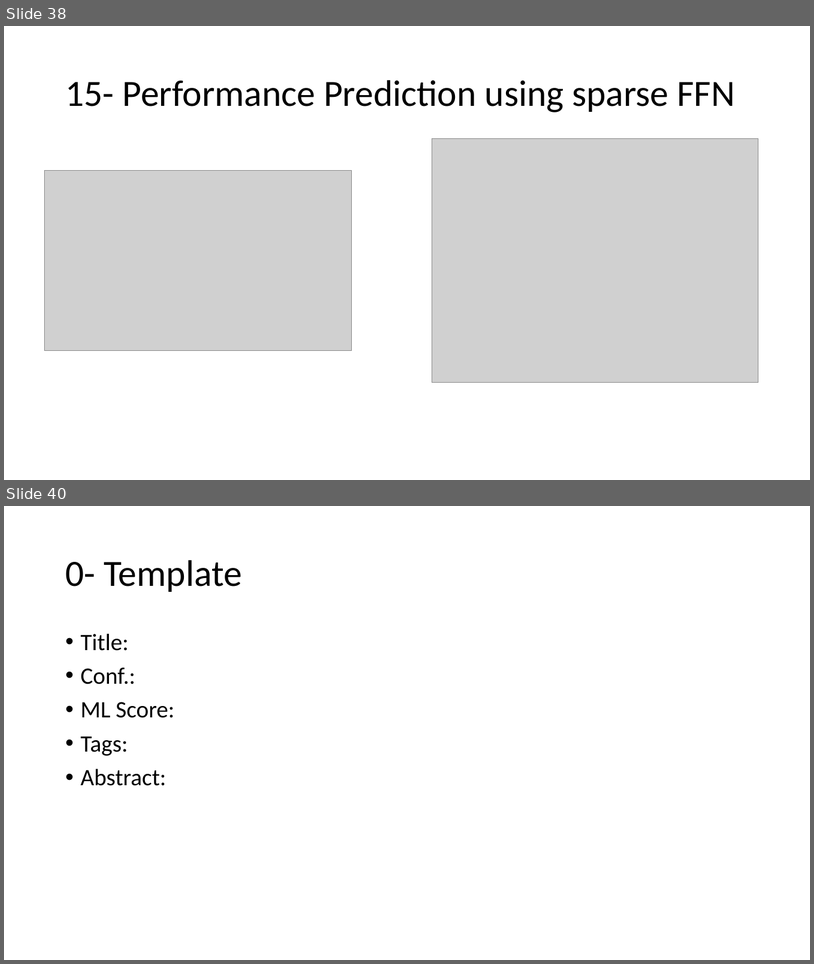
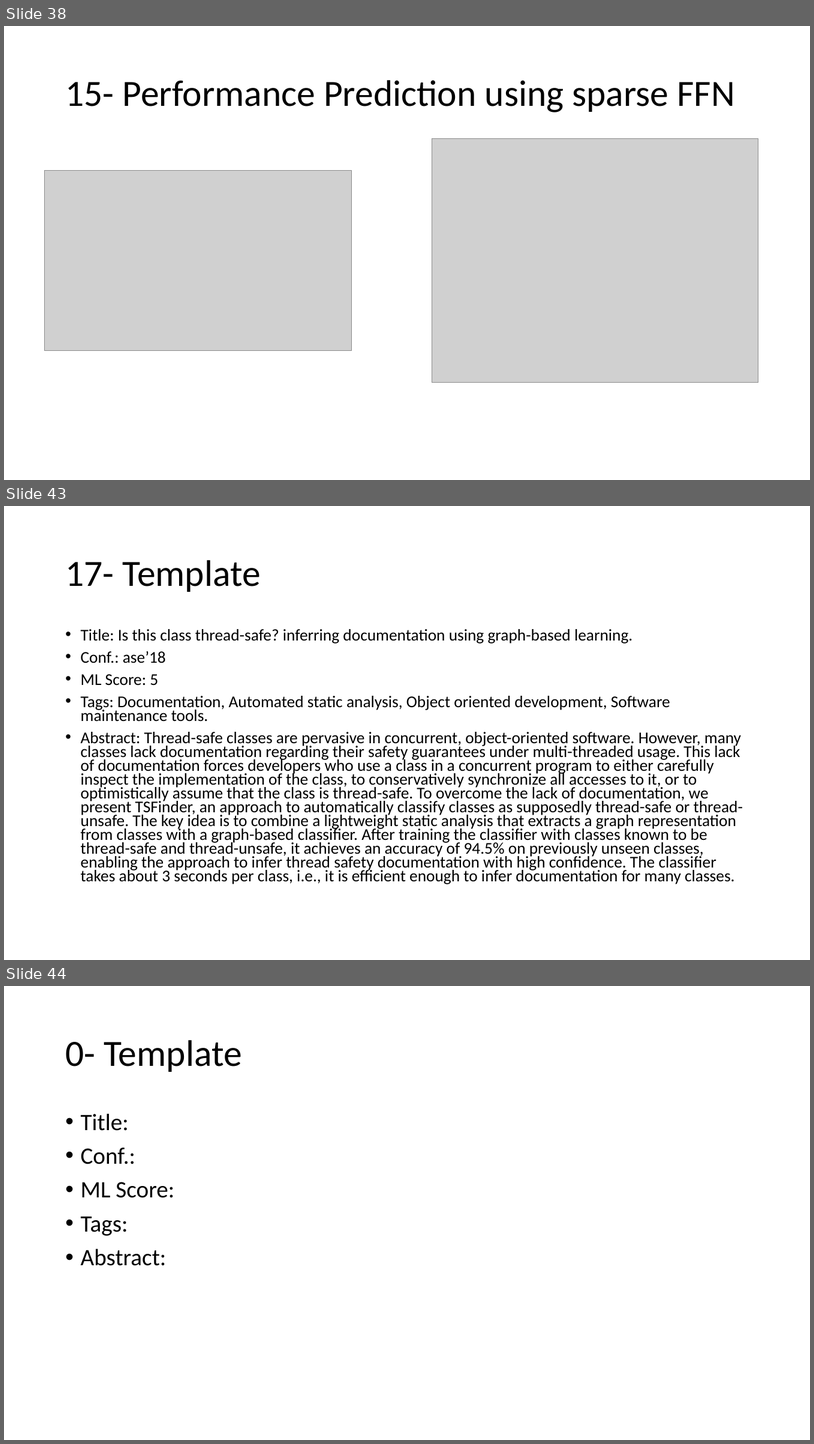
Before and after one commit to AhmadM-DL/SEML, a slide deck: SEML.pptx. Shown one above the other, each under a label of ours: slides 38 and 40 before the commit, slides 38, 43 and 44 after it; the slides between them are not shown. The pictures are 814x964 and 814x1444 pixels, drawn with LibreOffice and Linux fonts; fonts in the diff are those of the drawing; grey boxes stand for pictures. Boxes give left, top, right and bottom in pixels: in the first picture for what was removed or moved away, otherwise in the second. Text is boxed around its words. In the diff, an @@ line names an element or a change of style, - is before the commit and + after.

```diff
--- a/SEML.pptx
+++ b/SEML.pptx
@@ slide 43 added at bbox=[4, 506, 810, 960], background #FFFFFF @@
@@ title added at bbox=[65, 560, 261, 592], 44 pt, text #000000 @@
+17- Template
@@ text added at bbox=[81, 629, 743, 884], 19.6 pt, text #000000 @@
+• Title: Is this class thread-safe? inferring documentation using graph-based learning.
+• Conf.: ase’18
+• ML Score: 5
+• Tags: Documentation, Automated static analysis, Object oriented development, Software maintenance tools.
+• Abstract: Thread-safe classes are pervasive in concurrent, object-oriented software. However, many classes lack documentation regarding their safety guarantees under multi-threaded usage. This lack of documentation forces developers who use a class in a concurrent program to either carefully inspect the implementation of the class, to conservatively synchronize all accesses to it, or to optimistically assume that the class is thread-safe. To overcome the lack of documentation, we present TSFinder, an approach to automatically classify classes as supposedly thread-safe or thread-unsafe. The key idea is to combine a lightweight static analysis that extracts a graph representation from classes with a graph-based classifier. After training the classifier with classes known to be thread-safe and thread-unsafe, it achieves an accuracy of 94.5% on previously unseen classes, enabling the approach to infer thread safety documentation with high confidence. The classifier takes about 3 seconds per class, i.e., it is efficient enough to infer documentation for many classes.
@@ what was slide 40 is now slide 44 @@
```
Also in this commit, not shown: 1 slide changed, 19 other slides added.
